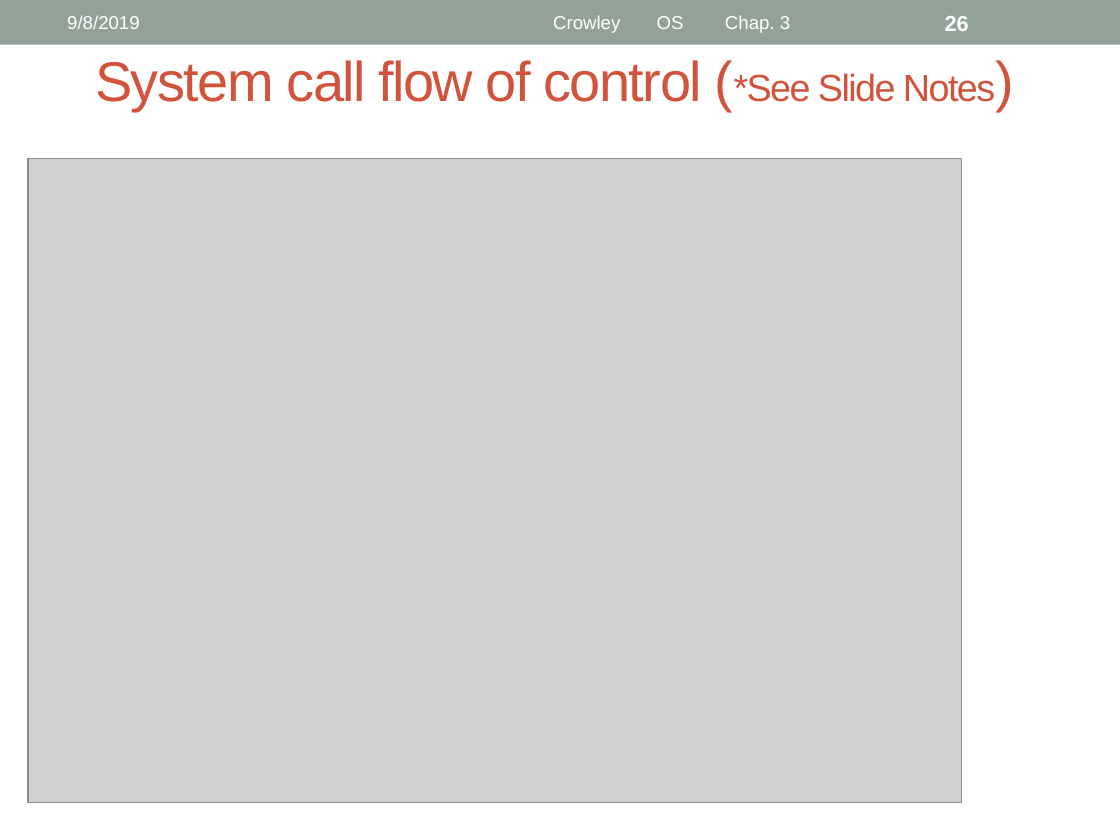
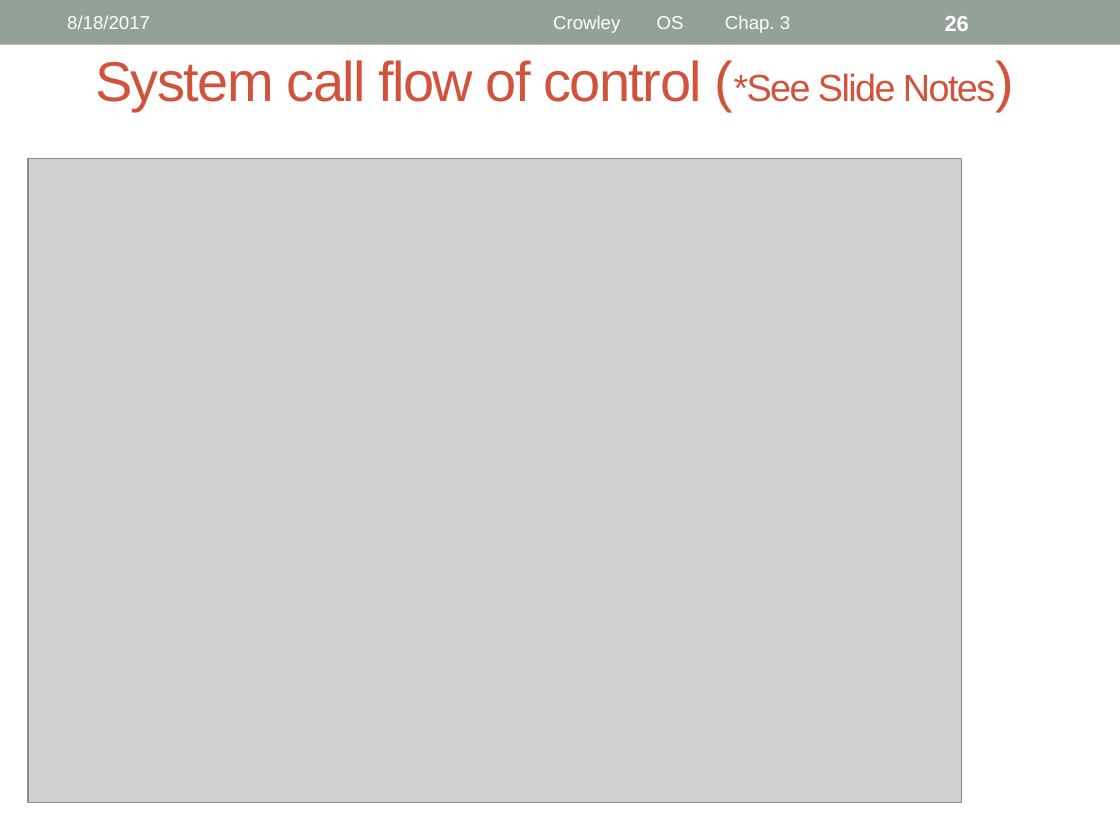
Before and after one commit to theabhishek07/Operating-Systems, a slide deck: slide 26 of Class_Notes(ppt)/Session1,2,3.pptx. Drawn at 1120x840 pixels with LibreOffice and Linux fonts; fonts in the diff are those of the drawing; grey boxes stand for pictures. Boxes give left, top, right and bottom in pixels: in the first picture for what was removed or moved away, otherwise in the second. Text is boxed around its words. In the diff, an @@ line names an element or a change of style, - is before the commit and + after.

```diff
--- a/Class_Notes(ppt)/Session1,2,3.pptx
+++ b/Class_Notes(ppt)/Session1,2,3.pptx
@@ text at [67, 15, 150, 29]: text changed @@
-9/8/2019
+8/18/2017
```
Also in this commit, not shown: 2 other slides changed.
